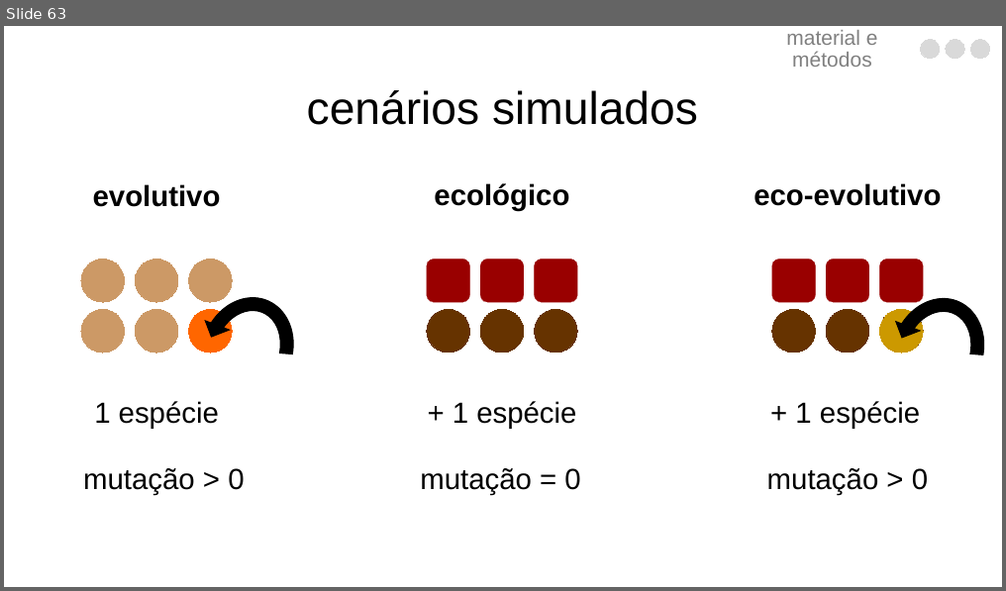
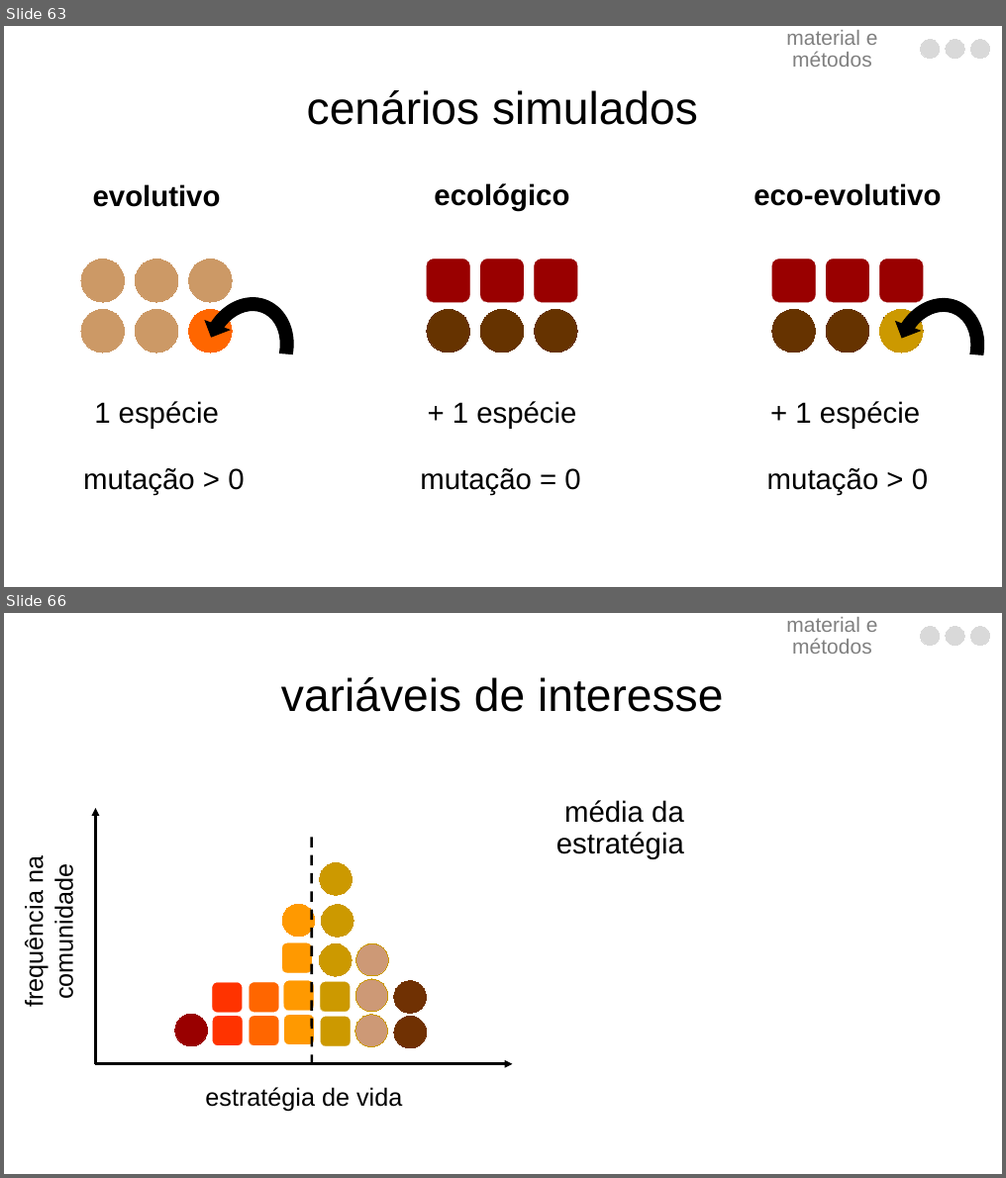
Before and after one commit to luisanovara/dissertacao, a slide deck: DEFESA.pptx. Shown one above the other, each under a label of ours: slide 63 before the commit, slides 63 and 66 after it; the slides between them are not shown. The pictures are 1006x591 and 1006x1178 pixels, drawn with LibreOffice and Linux fonts; fonts in the diff are those of the drawing. Boxes give left, top, right and bottom in pixels: in the first picture for what was removed or moved away, otherwise in the second. Text is boxed around its words. In the diff, an @@ line names an element or a change of style, - is before the commit and + after.

```diff
--- a/DEFESA.pptx
+++ b/DEFESA.pptx
@@ slide 66 added at bbox=[4, 613, 1002, 1174], background #FFFFFF @@
@@ text added at bbox=[786, 617, 878, 654], 20 pt, text #808080 @@
+material e métodos
@@ freeform shape added at bbox=[921, 627, 940, 646], fill #D9D9D9, outline #D9D9D9 0 pt @@
@@ freeform shape added at bbox=[945, 627, 965, 646], fill #D9D9D9, outline #D9D9D9 0 pt @@
@@ freeform shape added at bbox=[970, 627, 990, 646], fill #D9D9D9, outline #D9D9D9 0 pt @@
@@ title added at bbox=[281, 677, 723, 712], 44 pt, text #000000 @@
+variáveis de interesse
@@ arrow added from (95, 1065) to (95, 808), #000000 2.5 pt @@
@@ text added at bbox=[556, 800, 684, 860], 28 pt, text #000000 @@
+média da estratégia
@@ line added from (312, 1065) to (312, 835), #000000 2.5 pt dashed @@
@@ text added at bbox=[21, 859, 78, 1005], 24 pt, text #000000 @@
+frequência na comunidade
@@ freeform shape added at bbox=[320, 863, 352, 895], fill #CC9900, outline #CC9900 0 pt @@
@@ freeform shape added at bbox=[282, 904, 315, 937], fill #FF9900, outline #FF9900 0 pt @@
@@ freeform shape added at bbox=[322, 905, 353, 937], fill #CC9900, outline #CC9900 0 pt @@
@@ freeform shape added at bbox=[282, 944, 312, 973], fill #FF9900, outline #FF9900 0 pt @@
@@ freeform shape added at bbox=[319, 944, 351, 976], fill #CC9900, outline #CC9900 0 pt @@
@@ freeform shape added at bbox=[355, 944, 388, 976], fill #CD9976, outline #CC9900 0 pt @@
@@ freeform shape added at bbox=[212, 983, 242, 1012], fill #FF3300, outline #FF3300 0 pt @@
@@ freeform shape added at bbox=[250, 983, 279, 1012], fill #FF6600, outline #FF6600 0 pt @@
@@ freeform shape added at bbox=[284, 981, 313, 1011], fill #FF9900, outline #FF9900 0 pt @@
@@ freeform shape added at bbox=[321, 982, 350, 1011], fill #CC9900, outline #CC9900 0 pt @@
@@ freeform shape added at bbox=[355, 979, 388, 1011], fill #CD9976, outline #CC9900 0 pt @@
@@ freeform shape added at bbox=[394, 981, 426, 1014], fill #703103, outline #703103 0 pt @@
@@ freeform shape added at bbox=[175, 1014, 208, 1047], fill #990000, outline #990000 0 pt @@
@@ freeform shape added at bbox=[213, 1017, 242, 1046], fill #FF3300, outline #FF3300 0 pt @@
@@ freeform shape added at bbox=[250, 1017, 279, 1046], fill #FF6600, outline #FF6600 0 pt @@
@@ freeform shape added at bbox=[284, 1015, 313, 1045], fill #FF9900, outline #FF9900 0 pt @@
@@ freeform shape added at bbox=[321, 1017, 350, 1047], fill #CC9900, outline #CC9900 0 pt @@
@@ freeform shape added at bbox=[355, 1015, 387, 1048], fill #CD9976, outline #CC9900 0 pt @@
@@ freeform shape added at bbox=[394, 1017, 426, 1049], fill #703103, outline #703103 0 pt @@
@@ arrow added from (95, 1064) to (512, 1064), #000000 2.5 pt @@
@@ text added at bbox=[205, 1087, 402, 1112], 24 pt, text #000000 @@
+estratégia de vida
```
Also in this commit, not shown: 2 slides changed, 5 other slides added.
